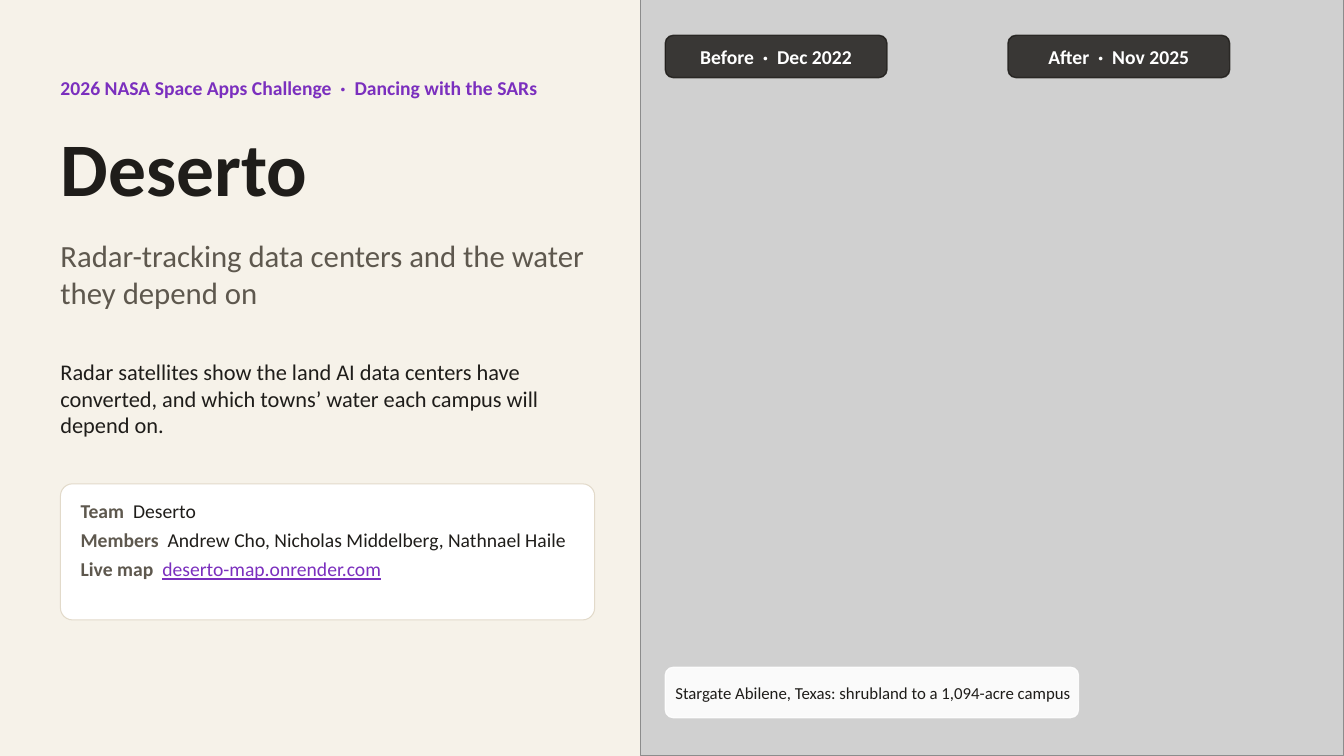
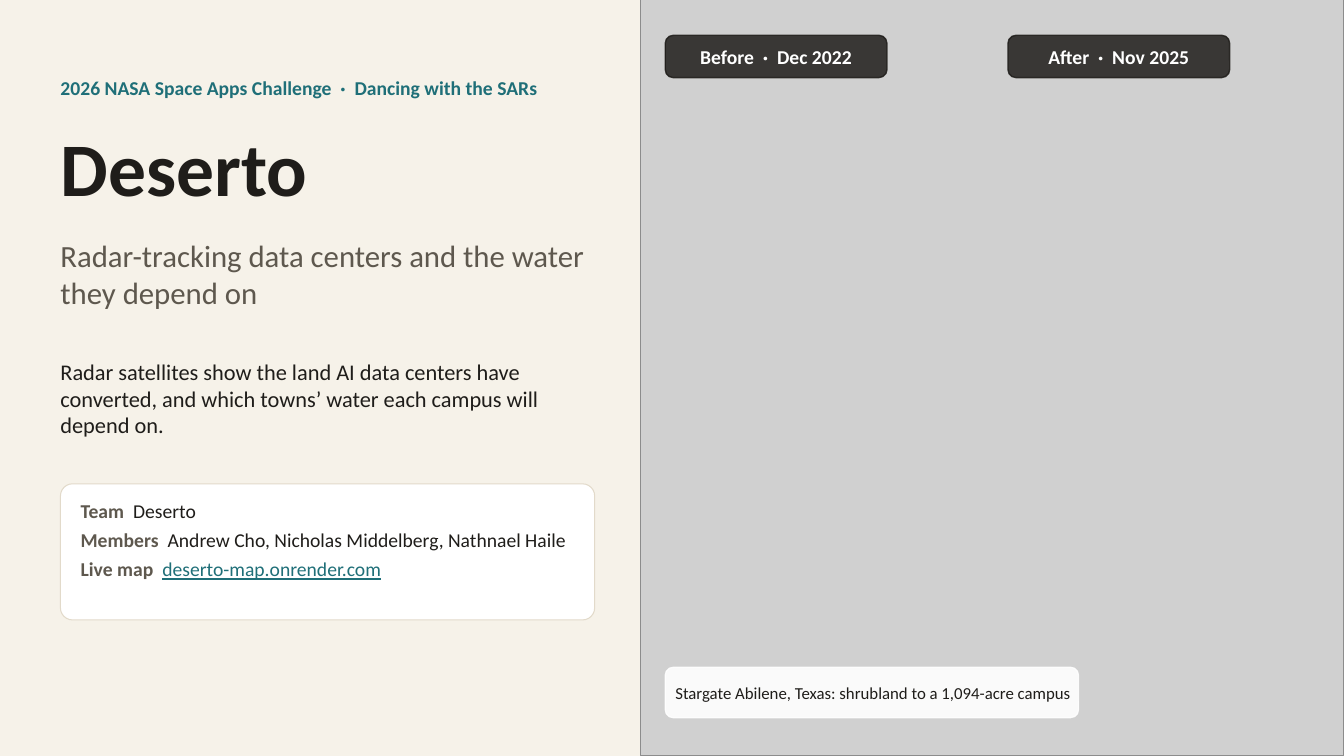
Before and after one commit to acho5750/NASA_Deserto, a slide deck: slide 1 of docs/deck/Data_Centers_and_Water_deck.pptx. Drawn at 1344x756 pixels with LibreOffice and Linux fonts; fonts in the diff are those of the drawing; grey boxes stand for pictures. Boxes give left, top, right and bottom in pixels: in the first picture for what was removed or moved away, otherwise in the second. Text is boxed around its words. In the diff, an @@ line names an element or a change of style, - is before the commit and + after.

```diff
--- a/docs/deck/Data_Centers_and_Water_deck.pptx
+++ b/docs/deck/Data_Centers_and_Water_deck.pptx
@@ text "2026 NASA Space Apps Challenge ..." at <box>60,81,537,99</box>: text colour #7B2FBE to #1F6F78 @@
@@ text at <box>81,562,381,580</box>: text colour #7B2FBE to #1F6F78 in "deserto-map.onrender.com" @@
```
Also in this commit, not shown: 5 other slides changed, 2 other files.
